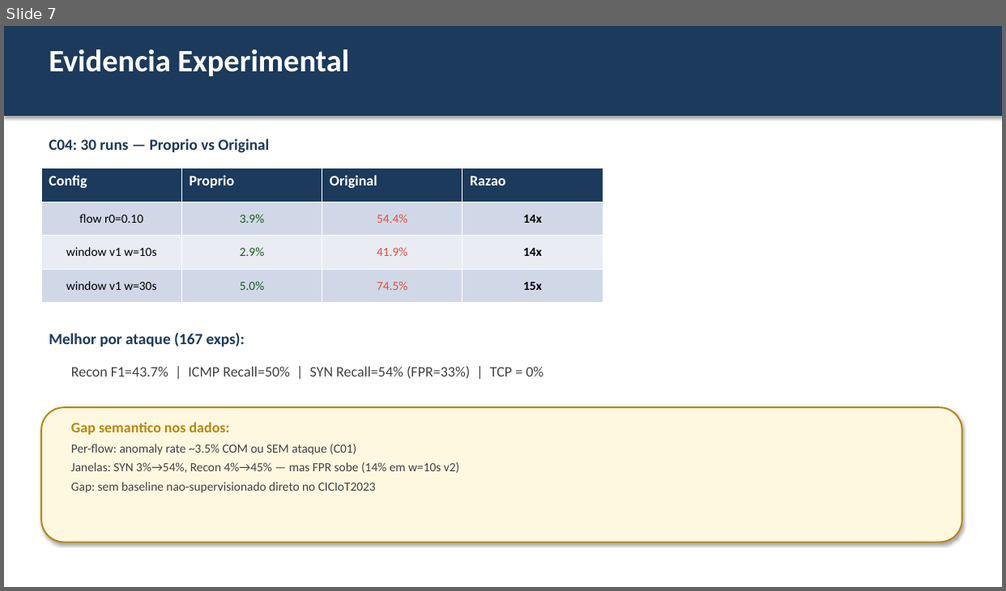
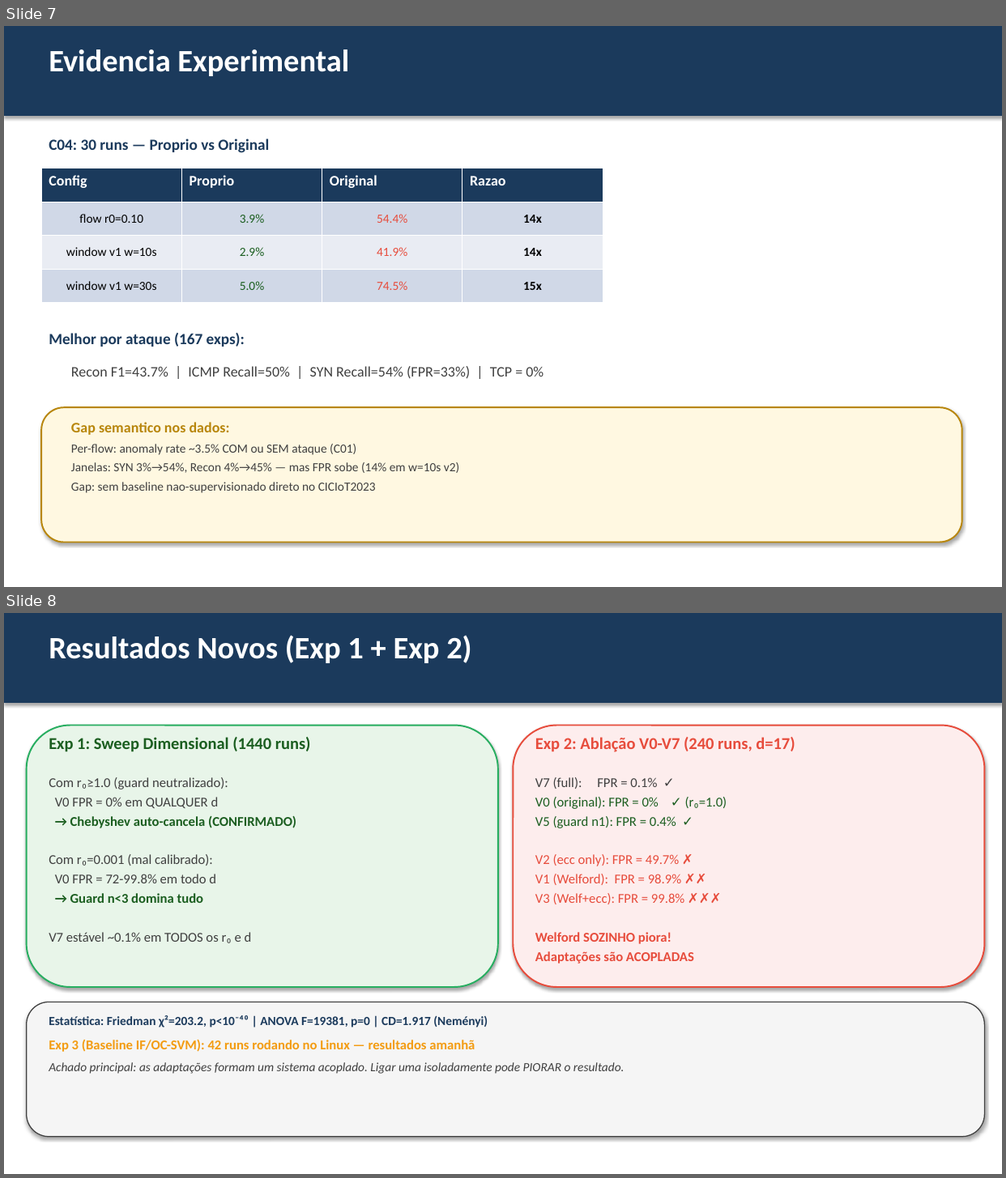
Before and after one commit to agvicente/final-project, a slide deck: docs/meeting/2026-04-17-main-advisor/2026-04-17-main-advisor.pptx. Shown one above the other, each under a label of ours: slide 7 before the commit, slides 7 and 8 after it. The pictures are 1006x591 and 1006x1178 pixels, drawn with LibreOffice and Linux fonts; fonts in the diff are those of the drawing. Boxes give left, top, right and bottom in pixels: in the first picture for what was removed or moved away, otherwise in the second. Text is boxed around its words. In the diff, an @@ line names an element or a change of style, - is before the commit and + after.

```diff
--- a/docs/meeting/2026-04-17-main-advisor/2026-04-17-main-advisor.pptx
+++ b/docs/meeting/2026-04-17-main-advisor/2026-04-17-main-advisor.pptx
@@ slide 8 added at [4,613,1002,1174], background #FFFFFF @@
@@ rectangle added at [4,613,1002,703], fill #1B3A5C @@
@@ text added at [49,635,471,663], 30 pt, text #FFFFFF, bold @@
+Resultados Novos (Exp 1 + Exp 2)
@@ rounded rectangle added at [27,726,498,987], fill #E8F5E9, outline #27AE60 1.5 pt @@
@@ rounded rectangle added at [513,726,985,987], fill #FDEDED, outline #E74C3C 1.5 pt @@
@@ text added at [49,737,311,752], 16 pt, text #1B5E20, bold @@
+Exp 1: Sweep Dimensional (1440 runs)
@@ text added at [535,737,795,752], 16 pt, text #E74C3C, bold @@
+Exp 2: Ablação V0-V7 (240 runs, d=17)
@@ text added at [49,777,296,943], 13 pt, text #404040 @@
+Com r₀≥1.0 (guard neutralizado):
+V0 FPR = 0% em QUALQUER d
+→ Chebyshev auto-cancela (CONFIRMADO)
+Com r₀=0.001 (mal calibrado):
+V0 FPR = 72-99.8% em todo d
+→ Guard n<3 domina tudo
+V7 estável ~0.1% em TODOS os r₀ e d
@@ text added at [535,777,727,964], 13 pt, text #E74C3C @@
+V7 (full): FPR = 0.1% ✓
+V0 (original): FPR = 0% ✓ (r₀=1.0)
+V5 (guard n1): FPR = 0.4% ✓
+V2 (ecc only): FPR = 49.7% ✗
+V1 (Welford): FPR = 98.9% ✗✗
+V3 (Welf+ecc): FPR = 99.8% ✗✗✗
+Welford SOZINHO piora!
+Adaptações são ACOPLADAS
@@ rounded rectangle added at [27,1003,985,1137], fill #F5F5F5, outline #404040 1 pt @@
@@ text added at [49,1016,624,1074], 12 pt, text #404040, bold @@
+Estatística: Friedman χ²=203.2, p<10⁻⁴⁰ | ANOVA F=19381, p=0 | CD=1.917 (Neményi)
+Exp 3 (Baseline IF/OC-SVM): 42 runs rodando no Linux — resultados amanhã
+Achado principal: as adaptações formam um sistema acoplado. Ligar uma isoladamente pode PIORAR o resultado.
```
Also in this commit, not shown: 1 slide changed, 1 slide removed, 2 other files.
